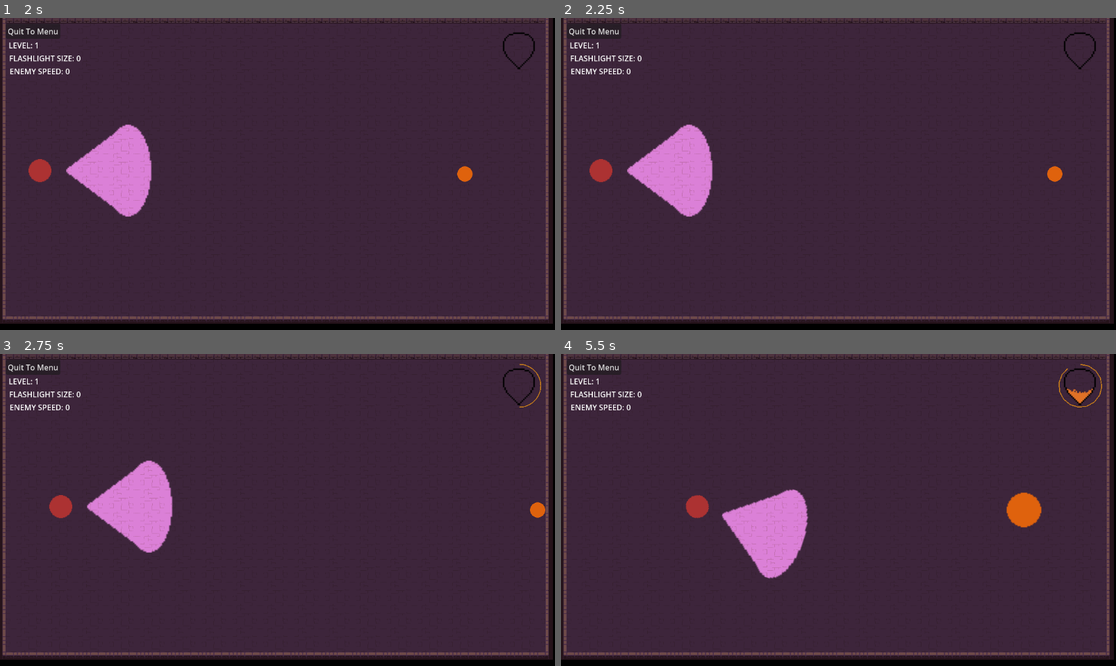
Above: before the commit, frames 1-4 (two rows, left to right).
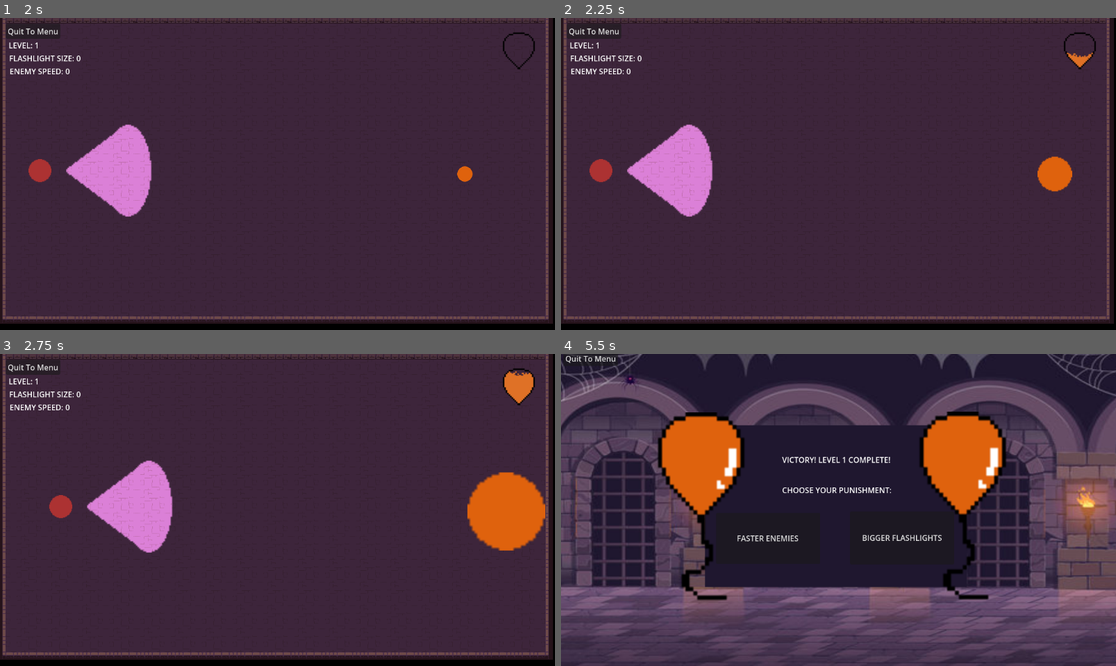
Above: after the commit, the same moments.

Repository: robliv/gamejam2024
Game: Godot game, scene res://scenes/game_manager.tscn
The game is run twice, just before and just after one commit, with the same random seed, the same clock (stepped at 60 frames per second) and the same inputs.
Inputs:
- Up to frame 1 (2 s): click "PLAY" at 0.5 s; click "Start" at 1.25 s
- Up to frame 2 (2.25 s): tap Enter (ui_accept) at 2, 2.1 s; hold D (move_right) from 2.03 s (still down)
- Up to frame 3 (2.75 s): keep holding D (move_right); tap Enter (ui_accept) at 2.27, 2.57 s
- Up to frame 4 (5.5 s): release D (move_right) at 2.78 s; hold S (move_down) 2.78-3.53 s; tap Enter (ui_accept) at 2.85, 3.02, 3.32, 3.6, 4.35, 4.52, 4.82, 5.1, 5.27 s; hold D (move_right) 3.53-4.28 s; hold W (move_up) 4.28-5.03 s; hold A (move_left) from 5.03 s (still down)

Frame 1 is identical in both runs. In frame 2, 0.6% of the frame differs, in the area x 85-96%, y 11-56%; in frame 3, 3.1%; in frame 4, 82%, in the area x 0-100%, y 0-100%.

Commit message:
enemies have detection time removed inflate CD

Diff:
--- a/project/scenes/enflate_timer.gd
+++ b/project/scenes/enflate_timer.gd
@@ -5,23 +5,26 @@
 
 var timer : Timer
 var elapsed_time : float = 0.0
-var redraw_circle: bool = false
+var refresh: bool = false
 
 func _ready():
 	# Initialize Timer
 	timer = $Timer
 	timer.wait_time = 0.1  # Update every 0.1 seconds
-	timer.autostart = true
+	timer.autostart = false
 	timer.one_shot = false
 	timer.connect("timeout", Callable(self, "_on_Timer_timeout"))
-
 	# Ensure _draw() is called initially
 	queue_redraw()
 
 func _process(delta: float) -> void:
-	if Globals.enflate_pressed:
-		redraw_circle = true
-		Globals.enflate_pressed = false
+	if Globals.player_enetered_light:
+		timer.start()
+		Globals.player_enetered_light = false
+		queue_redraw()
+
+	if Globals.player_exited_light:
+		refresh = true
 		queue_redraw()
 
 func _on_Timer_timeout():
@@ -30,19 +33,19 @@
 	if elapsed_time >= circle_duration:
 		elapsed_time = circle_duration  # Ensure we don't exceed the duration
 		timer.stop()
-		Globals.enflate_cooldown = false  # Stop the timer when the drawing is complete
+		Globals.game_over = true
 	queue_redraw()  # Request a redraw
 
 func _draw():
 	if Globals.game_paused:
 		return  # Ensure timer is initialized before using it
 
-	if redraw_circle:
+	if refresh:
 		draw_rect(Rect2(Vector2.ZERO, size), Color(1, 1, 1, 0))
-		Globals.enflate_cooldown = true
 		elapsed_time = 0.0
-		redraw_circle = false
-		timer.start()
+		refresh = false
+		Globals.player_exited_light = false
+		timer.stop()
 
 	var completion_fraction = elapsed_time / circle_duration
 	var start_angle = -90  # Start angle in degrees
@@ -53,7 +56,12 @@
 	var end_angle_rad = deg_to_rad(end_angle)
 
 	# Draw the arc
-	draw_arc(Vector2(size.x / 2, size.y / 2), circle_radius, start_angle_rad, end_angle_rad, 15, Color(0.8, 0.5, 0.1))
-	draw_arc(Vector2(size.x / 2, size.y / 2), circle_radius - 0.1, start_angle_rad, end_angle_rad, 15, Color(0.8, 0.5, 0.1))
-	draw_arc(Vector2(size.x / 2, size.y / 2), circle_radius - 0.2, start_angle_rad, end_angle_rad, 15, Color(0.8, 0.5, 0.1))
-	draw_arc(Vector2(size.x / 2, size.y / 2), circle_radius - 0.3, start_angle_rad, end_angle_rad, 15, Color(0.8, 0.5, 0.1))
+	draw_arc(Vector2(size.x / 2, size.y / 2), circle_radius, start_angle_rad, end_angle_rad, 15, Color(1, 0, 0))
+	draw_arc(Vector2(size.x / 2, size.y / 2), circle_radius - 0.1, start_angle_rad, end_angle_rad, 15, Color(1, 0, 0))
+	draw_arc(Vector2(size.x / 2, size.y / 2), circle_radius - 0.2, start_angle_rad, end_angle_rad, 15, Color(1, 0, 0))
+	draw_arc(Vector2(size.x / 2, size.y / 2), circle_radius - 0.3, start_angle_rad, end_angle_rad, 15, Color(1, 0, 0))
+
+	draw_arc(Vector2(size.x / 2, size.y / 2), circle_radius - 0.4, start_angle_rad, end_angle_rad, 15, Color(1, 0, 0))
+	draw_arc(Vector2(size.x / 2, size.y / 2), circle_radius - 0.5, start_angle_rad, end_angle_rad, 15, Color(1, 0, 0))
+	draw_arc(Vector2(size.x / 2, size.y / 2), circle_radius - 0.6, start_angle_rad, end_angle_rad, 15, Color(1, 0, 0))
+	draw_arc(Vector2(size.x / 2, size.y / 2), circle_radius - 0.7, start_angle_rad, end_angle_rad, 15, Color(1, 0, 0))
--- a/project/scenes/game.tscn
+++ b/project/scenes/game.tscn
@@ -9,7 +9,6 @@
 [ext_resource type="Texture2D" uid="uid://ytjwwf6n7wy5" path="res://assets/goal.png" id="7_8fh50"]
 [ext_resource type="Texture2D" uid="uid://eevxrk60qr85" path="res://assets/empty.png" id="8_h02ov"]
 [ext_resource type="Script" path="res://scenes/ballon_indicator.gd" id="9_khcqq"]
-[ext_resource type="Script" path="res://scenes/enflate_timer.gd" id="10_pgtao"]
 
 [node name="Game" type="Control"]
 layout_mode = 3
@@ -107,17 +106,3 @@
 scale = Vector2(1.5, 1.5)
 texture = ExtResource("8_h02ov")
 script = ExtResource("9_khcqq")
-
-[node name="Control" type="Control" parent="."]
-anchors_preset = 0
-offset_left = 1022.0
-offset_top = 11.0
-offset_right = 1062.0
-offset_bottom = 51.0
-scale = Vector2(3, 3)
-script = ExtResource("10_pgtao")
-circle_duration = 1.0
-circle_radius = 15.0
-
-[node name="Timer" type="Timer" parent="Control"]
-autostart = true
--- a/project/scenes/guard.gd
+++ b/project/scenes/guard.gd
@@ -76,6 +76,13 @@
 
 func _on_area_2d_body_entered(body: Node2D) -> void:
 	if body.name == "Player":  # Replace with the actual name of your player node
-		print("Player detected by flashlight!")
+		light.color = Color.RED
 		var player = body as Player
-		player.game_over()
+		player.enter_light()
+
+
+func _on_area_2d_body_exited(body: Node2D) -> void:
+	if body.name == "Player":  # Replace with the actual name of your player node
+		light.color = Color.WHITE
+		var player = body as Player
+		player.exit_light()
--- a/project/scenes/guard.tscn
+++ b/project/scenes/guard.tscn
@@ -32,3 +32,4 @@
 
 [connection signal="area_entered" from="CharacterBody2D/Area2D" to="CharacterBody2D" method="_on_area_2d_area_entered"]
 [connection signal="body_entered" from="CharacterBody2D/Area2D" to="CharacterBody2D" method="_on_area_2d_body_entered"]
+[connection signal="body_exited" from="CharacterBody2D/Area2D" to="CharacterBody2D" method="_on_area_2d_body_exited"]
--- a/project/scenes/player.gd
+++ b/project/scenes/player.gd
@@ -18,6 +18,8 @@
 
 var particles: CPUParticles2D
 
+var lightAreasEntered: int = 0
+
 signal request_endgame
 
 func _ready() -> void:
@@ -29,7 +31,7 @@
 
 	# end current game level if max size is reached
 	if(current_size>MAX_SIZE):
-		end_game()
+		end_game(true)
 
 	# Get the input direction and handle the movement.
 	var direction := Vector2(
@@ -37,7 +39,8 @@
 		Input.get_action_strength("move_down") - Input.get_action_strength("move_up")
 	)
 
-	# Handle dash
+
+
 	# Handle dash
 	if Input.is_action_just_pressed("ui_shift") and Globals.current_ballon_size > 0:  # Replace "ui_shift" with your dash key
 		is_dashing = true
@@ -73,20 +76,24 @@
 		scale_character()
 
 func scale_character() -> void:
-	if !Globals.enflate_cooldown:
-		enflate.play()
-		# Scale the character by the scale factor.
-		self.scale *= SCALE_FACTOR
-		current_size += 1
-		Globals.current_ballon_size += 1
-		Globals.enflate_pressed = true
+	enflate.play()
+	# Scale the character by the scale factor.
+	self.scale *= SCALE_FACTOR
+	current_size += 1
+	Globals.current_ballon_size += 1
 
-func end_game():
-	Globals.set_game_result_won(true)
-	print("setting game_result_win to true")
+func _process(delta: float) -> void:
+	if Globals.game_over:
+		end_game(false)
+
+func end_game(win: bool):
+	Globals.set_game_result_won(win)
 	emit_signal("request_endgame")
 
-func game_over():
-	Globals.set_game_result_won(false)
-	print("setting game_result_win to false")
-	emit_signal("request_endgame")
+func enter_light():
+	Globals.player_enetered_light = true
+	lightAreasEntered += 1
+
+func exit_light():
+	Globals.player_exited_light = true
+	lightAreasEntered -= 1
--- a/project/scenes/player.tscn
+++ b/project/scenes/player.tscn
@@ -1,10 +1,11 @@
-[gd_scene load_steps=7 format=3 uid="uid://hmgof7efpjlm"]
+[gd_scene load_steps=8 format=3 uid="uid://hmgof7efpjlm"]
 
 [ext_resource type="Texture2D" uid="uid://bnmvvuy3ruxys" path="res://assets/player.png" id="1_03k67"]
 [ext_resource type="Script" path="res://scenes/player.gd" id="1_6gjkk"]
 [ext_resource type="AudioStream" uid="uid://dtvcjnoqymcgg" path="res://assets/blow-[AudioTrimmer.com].wav" id="3_gt6bt"]
 [ext_resource type="AudioStream" uid="uid://db3hl4icfhjol" path="res://assets/balloon-deflate-83447-[AudioTrimmer.com].mp3" id="4_36qul"]
 [ext_resource type="Texture2D" uid="uid://bsm2djpecvb3x" path="res://assets/air.png" id="5_63d07"]
+[ext_resource type="PackedScene" uid="uid://bgd4rqdjaysgt" path="res://scenes/timer_circle.tscn" id="5_nnsnx"]
 
 [sub_resource type="CircleShape2D" id="CircleShape2D_ux2b3"]
 radius = 16.0
@@ -28,6 +29,14 @@
 [node name="Deflate" type="AudioStreamPlayer2D" parent="Player"]
 stream = ExtResource("4_36qul")
 
+[node name="Control" parent="Player" instance=ExtResource("5_nnsnx")]
+offset_left = -30.0
+offset_top = -29.0
+offset_right = 10.0
+offset_bottom = 11.0
+scale = Vector2(1.5, 1.5)
+circle_duration = 0.5
+
 [node name="CPUParticles2D" type="CPUParticles2D" parent="Player"]
 emitting = false
 amount = 60
--- /dev/null
+++ b/project/scenes/timer_circle.tscn
@@ -0,0 +1,14 @@
+[gd_scene load_steps=2 format=3 uid="uid://bgd4rqdjaysgt"]
+
+[ext_resource type="Script" path="res://scenes/enflate_timer.gd" id="1_dkbdk"]
+
+[node name="Control" type="Control"]
+layout_mode = 3
+anchors_preset = 0
+offset_right = 40.0
+offset_bottom = 40.0
+script = ExtResource("1_dkbdk")
+circle_duration = 1.0
+circle_radius = 15.0
+
+[node name="Timer" type="Timer" parent="."]
--- a/project/scripts/GLOBALS.gd
+++ b/project/scripts/GLOBALS.gd
@@ -7,14 +7,20 @@
 var info_showed: bool = false
 var current_ballon_size: int
 var game_paused: bool
-var enflate_cooldown: bool = true
-var enflate_pressed: bool = false
+
+var player_enetered_light: bool = false
+var player_exited_light: bool = false
+
+var game_over: bool = false
 
 func reset_game_data():
 	current_level = 1
 	flashlight_size = 0.0
 	enemy_speed = 0.0
 	current_ballon_size = 0
+	game_over = false
+	player_enetered_light = false
+	player_exited_light = false
 
 # Function to advance to the next level
 func advance_level():
Not shown: 1 places in project/scenes/game.tscn that only renumber resources
